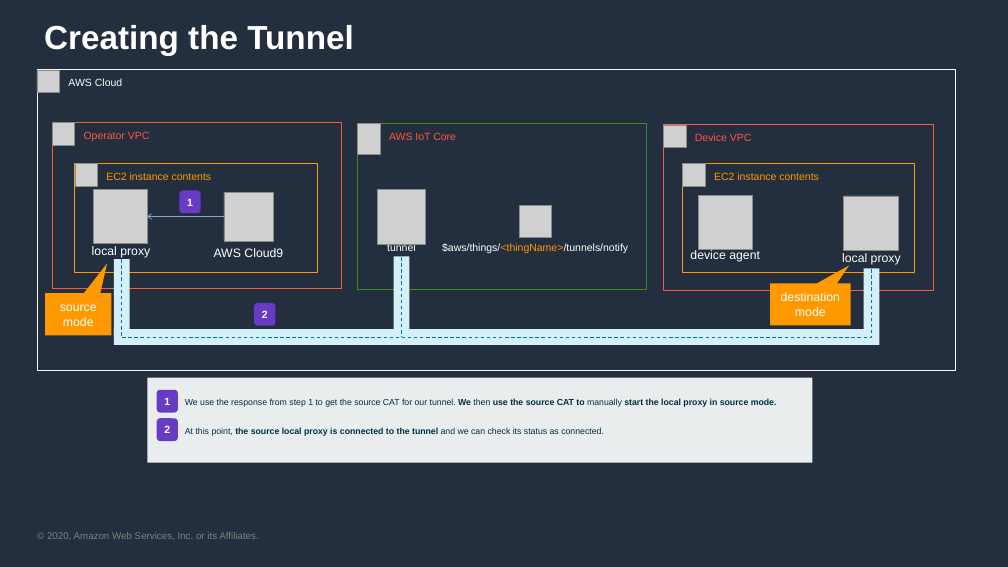
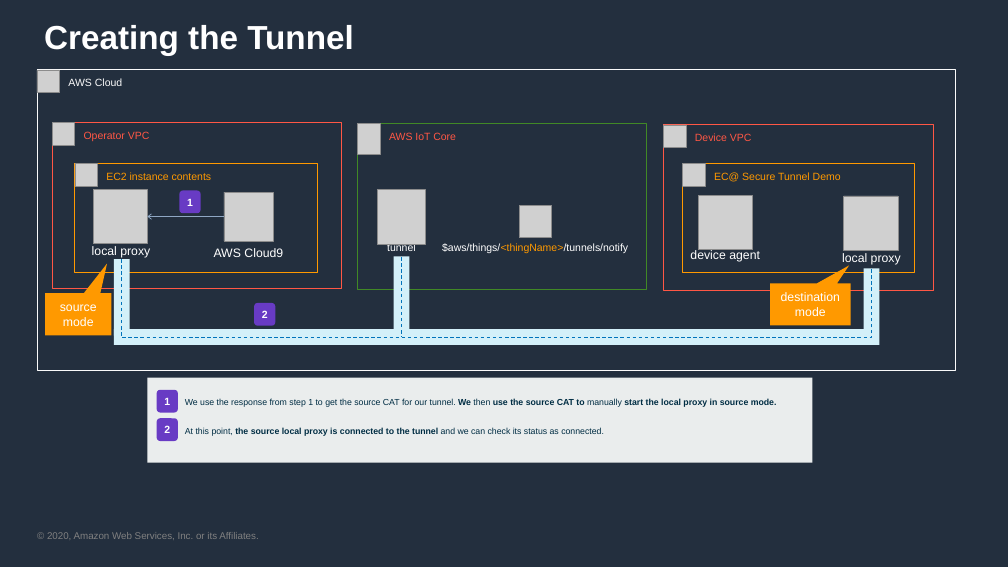
Before and after one commit to aws-samples/iot-secure-tunneling-demo, a slide deck: slide 6 of ppt/diagrams.pptx. Drawn at 1008x567 pixels with LibreOffice and Linux fonts; fonts in the diff are those of the drawing; grey boxes stand for pictures; background and template pictures are left out. Boxes give left, top, right and bottom in pixels: in the first picture for what was removed or moved away, otherwise in the second. Text is boxed around its words. In the diff, an @@ line names an element or a change of style, - is before the commit and + after.

```diff
--- a/ppt/diagrams.pptx
+++ b/ppt/diagrams.pptx
@@ text in rectangle at box(714, 172, 841, 182): text changed @@
-EC2 instance contents
+EC@ Secure Tunnel Demo
```
Also in this commit, not shown: 4 other slides changed, 2 slides added, 19 other files.
